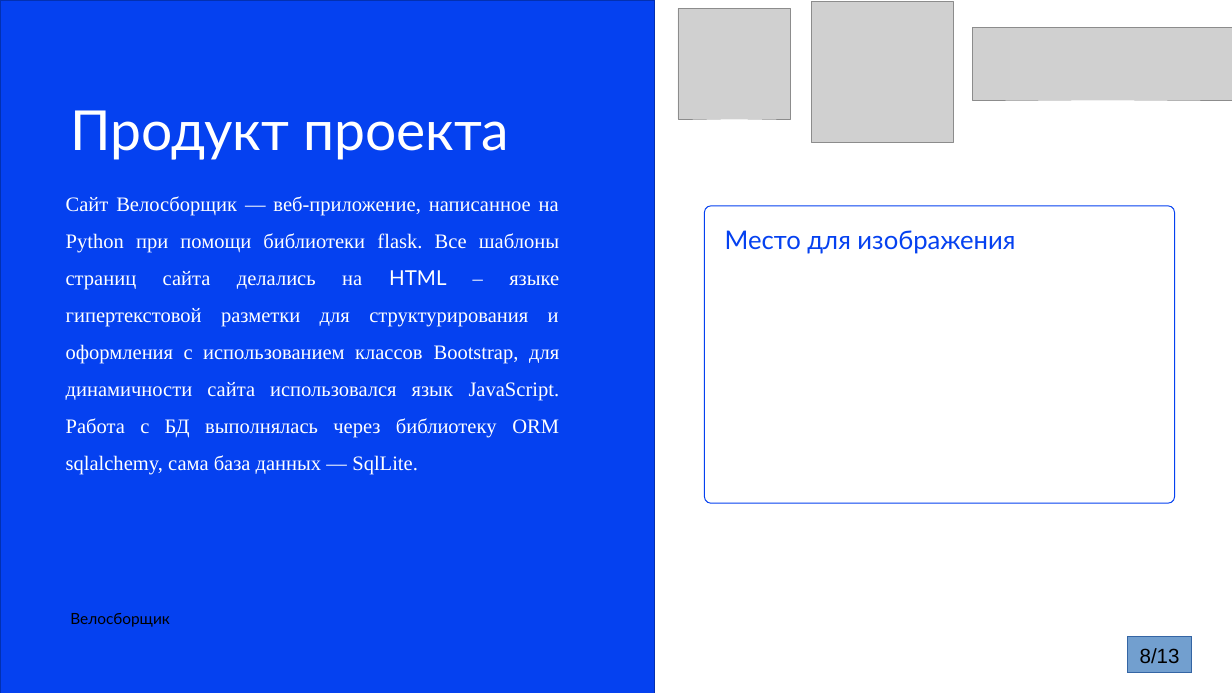
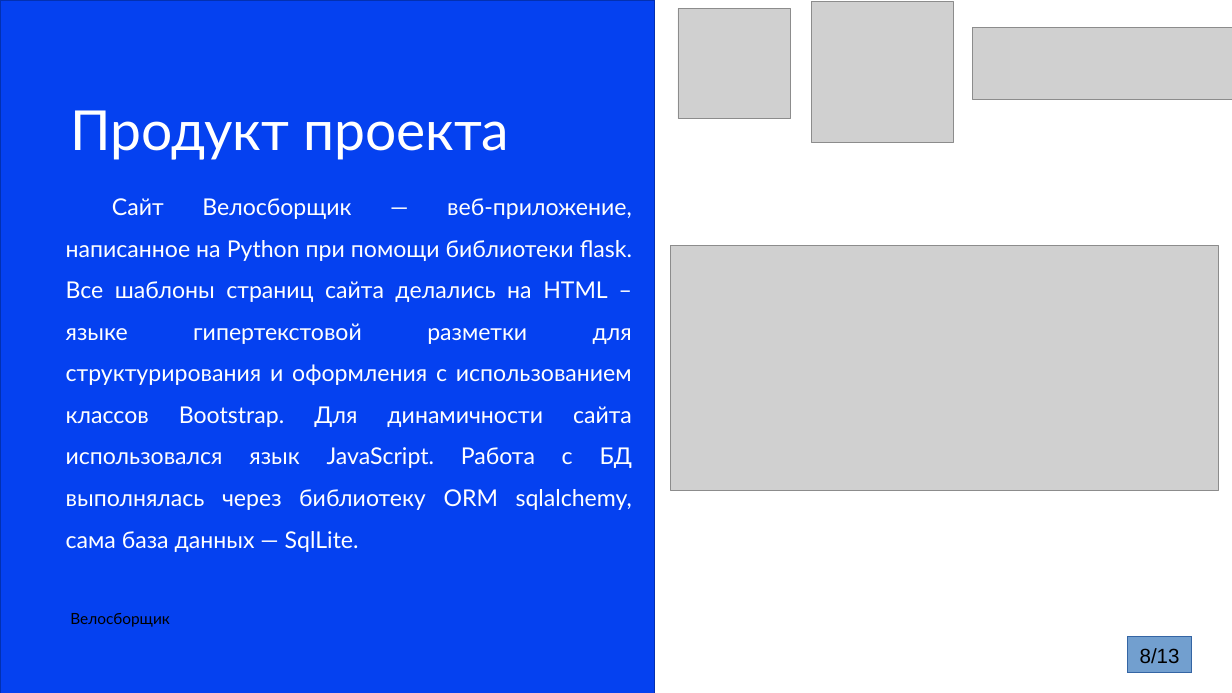
Before and after one commit to alexandr2081/velo, a slide deck: slide 9 of Бесполезные вещи/Презентация.pptx (slide 8 before the commit). Drawn at 1232x693 pixels with LibreOffice and Linux fonts; fonts in the diff are those of the drawing; grey boxes stand for pictures. Boxes give left, top, right and bottom in pixels: in the first picture for what was removed or moved away, otherwise in the second. Text is boxed around its words. In the diff, an @@ line names an element or a change of style, - is before the commit and + after.

```diff
--- a/Бесполезные вещи/Презентация.pptx
+++ b/Бесполезные вещи/Презентация.pptx
@@ subtitle at [66, 198, 632, 552]: text changed; size 32 to 36 pt; font Times New Roman to Lato @@
-Сайт Велосборщик — веб-приложение, написанное на Python при помощи библиотеки flask. Все шаблоны страниц сайта делались на HTML – языке гипертекстовой разметки для структурирования и оформления с использованием классов Bootstrap, для динамичности сайта использовался язык JavaScript. Работа с БД выполнялась через библиотеку ORM sqlalchemy, сама база данных — SqlLite.
+Сайт Велосборщик — веб-приложение, написанное на Python при помощи библиотеки flask. Все шаблоны страниц сайта делались на HTML – языке гипертекстовой разметки для структурирования и оформления с использованием классов Bootstrap. Для динамичности сайта использовался язык JavaScript. Работа с БД выполнялась через библиотеку ORM sqlalchemy, сама база данных — SqlLite.
@@ rounded rectangle removed at [705, 206, 1175, 504] @@
@@ text removed at [725, 230, 1015, 254] @@
-Место для изображения
@@ picture added at [671, 245, 1219, 490] @@
```
Also in this commit, not shown: 8 other slides changed, 2 slides added, 1 slide removed, 23 other files.
